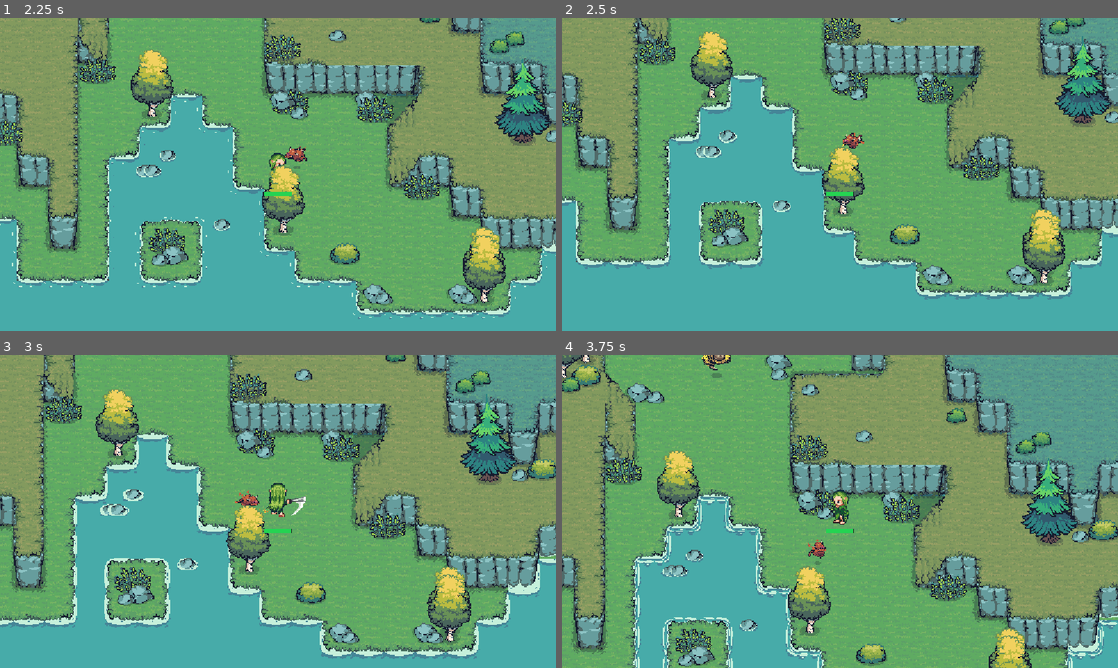
Above: before the commit, frames 1-4 (two rows, left to right).
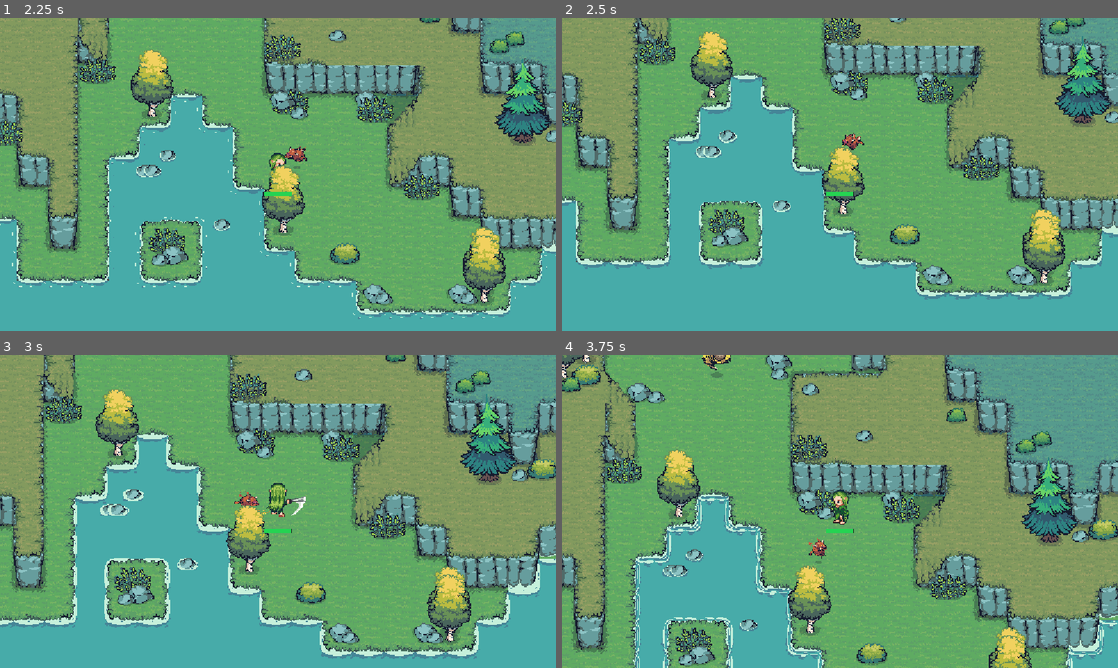
Above: after the commit, the same moments.

Repository: triqanforwork-collab/2DGameProject
Game: Godot game, scene res://scenes/regions/LifeRegion.tscn
The game is run twice, just before and just after one commit, with the same random seed, the same clock (stepped at 60 frames per second) and the same inputs. This scene is started directly instead of the project's main scene.
Inputs (mouse positions are in pixels of both pictures, inside the frame that each line leads up to):
- Up to frame 1 (2.25 s): tap Enter at 0.5 s; move the mouse to (400, 158) at 0.52 s; hold D (move_right) 0.53-1.28 s; tap Space (attack) at 0.6 s; click (400, 158) at 0.67 s; move the mouse to (166, 190) at 1.27 s; hold S (move_down) 1.28-2.03 s; tap Shift (dash) at 1.35 s; move the mouse to (333, 105) at 2.02 s; hold D (move_right) from 2.03 s (still down); tap H (heal) at 2.1 s
- Up to frame 2 (2.5 s): keep holding D (move_right)
- Up to frame 3 (3 s): move the mouse to (250, 574) at 2.77 s; release D (move_right) at 2.78 s; hold W (move_up) from 2.78 s (still down); tap Space (attack) at 2.85 s; click (250, 574) at 2.92 s
- Up to frame 4 (3.75 s): move the mouse to (1006, 558) at 3.52 s; release W (move_up) at 3.53 s; hold A (move_left) from 3.53 s (still down); tap Shift (dash) at 3.6 s

Frame 1 is identical in both runs. In frame 2, less than 0.1% of the frame differs, in the area x 50-55%, y 36-43%; in frame 3, less than 0.1%; in frame 4, 7.7%, in the area x 0-100%, y 0-100%.

Commit message:
Separate combat and physics collision layers

Diff:
--- a/project.godot
+++ b/project.godot
@@ -20,6 +20,16 @@
 window/stretch/mode="canvas_items"
 window/stretch/aspect="expand"
 
+[layer_names]
+
+2d_physics/layer_1="World"
+2d_physics/layer_2="Player"
+2d_physics/layer_3="Enemy"
+2d_physics/layer_4="PlayerHitbox"
+2d_physics/layer_5="EnemyHitbox"
+2d_physics/layer_6="PlayerHurtbox"
+2d_physics/layer_7="EnemyHurtbox"
+2d_physics/layer_8="Detection"
 [input]
 
 move_up={
--- a/scenes/enemies/Bumblebee.tscn
+++ b/scenes/enemies/Bumblebee.tscn
@@ -313,8 +313,8 @@
 radius = 55.00909
 
 [node name="Bumblebee" type="CharacterBody2D" unique_id=1875650636]
-collision_layer = 2
-collision_mask = 3
+collision_layer = 4
+collision_mask = 7
 script = ExtResource("1_enemy")
 health = 2
 speed = 140.0
@@ -331,22 +331,22 @@
 shape = SubResource("CircleShape2D_body")
 
 [node name="EnemyHurtbox" type="Area2D" parent="." unique_id=493730107]
-collision_layer = 2
+collision_layer = 64
 collision_mask = 0
 
 [node name="CollisionShape2D" type="CollisionShape2D" parent="EnemyHurtbox" unique_id=818864367]
 shape = SubResource("CircleShape2D_body")
 
 [node name="EnemyDetectionArea" type="Area2D" parent="." unique_id=652317730]
-collision_layer = 2
+collision_layer = 128
 collision_mask = 2
 
 [node name="CollisionShape2D" type="CollisionShape2D" parent="EnemyDetectionArea" unique_id=763035634]
 shape = SubResource("CircleShape2D_detection")
 
 [node name="EnemyAttackHitbox" type="Area2D" parent="." unique_id=710232956]
-collision_layer = 2
-collision_mask = 2
+collision_layer = 16
+collision_mask = 32
 
 [node name="CollisionShape2D" type="CollisionShape2D" parent="EnemyAttackHitbox" unique_id=1525763625]
 shape = SubResource("CircleShape2D_jpyye")
--- a/scenes/enemies/Imp.tscn
+++ b/scenes/enemies/Imp.tscn
@@ -336,8 +336,8 @@
 radius = 55.0
 
 [node name="Imp" type="CharacterBody2D" unique_id=970021736]
-collision_layer = 2
-collision_mask = 3
+collision_layer = 4
+collision_mask = 7
 script = ExtResource("1_enemy")
 attack_range = 55.0
 
@@ -351,14 +351,14 @@
 shape = SubResource("CircleShape2D_body")
 
 [node name="EnemyHurtbox" type="Area2D" parent="." unique_id=831599511]
-collision_layer = 2
+collision_layer = 64
 collision_mask = 0
 
 [node name="CollisionShape2D" type="CollisionShape2D" parent="EnemyHurtbox" unique_id=596824535]
 shape = SubResource("CircleShape2D_body")
 
 [node name="EnemyDetectionArea" type="Area2D" parent="." unique_id=388444900]
-collision_layer = 2
+collision_layer = 128
 collision_mask = 2
 
 [node name="CollisionShape2D" type="CollisionShape2D" parent="EnemyDetectionArea" unique_id=1637930825]
@@ -366,8 +366,8 @@
 shape = SubResource("CircleShape2D_detection")
 
 [node name="EnemyAttackHitbox" type="Area2D" parent="." unique_id=1652399659]
-collision_layer = 2
-collision_mask = 2
+collision_layer = 16
+collision_mask = 32
 
 [node name="CollisionShape2D" type="CollisionShape2D" parent="EnemyAttackHitbox" unique_id=2146599841]
 shape = SubResource("CircleShape2D_enemy_hitbox")
--- a/scenes/player/Player.tscn
+++ b/scenes/player/Player.tscn
@@ -11,8 +11,8 @@
 
 [node name="Player" type="CharacterBody2D" unique_id=1859360934]
 y_sort_enabled = true
-collision_layer = 3
-collision_mask = 3
+collision_layer = 2
+collision_mask = 5
 script = ExtResource("1_gfjak")
 
 [node name="AnimatedSprite2D" type="AnimatedSprite2D" parent="." unique_id=2075765696]
@@ -56,7 +56,7 @@
 metadata/_edit_use_anchors_ = true
 
 [node name="PlayerHurtbox" type="Area2D" parent="." unique_id=1458154015]
-collision_layer = 2
+collision_layer = 32
 collision_mask = 0
 
 [node name="CollisionShape2D" type="CollisionShape2D" parent="PlayerHurtbox" unique_id=1924078639]
@@ -67,8 +67,8 @@
 
 [node name="PlayerAttackHitbox" type="Area2D" parent="." unique_id=482249444]
 position = Vector2(31, 0)
-collision_layer = 2
-collision_mask = 2
+collision_layer = 8
+collision_mask = 64
 
 [node name="CollisionShape2D" type="CollisionShape2D" parent="PlayerAttackHitbox" unique_id=1723202691]
 position = Vector2(-30, -1)
--- a/scenes/regions/LifeRegion.tscn
+++ b/scenes/regions/LifeRegion.tscn
@@ -232,8 +232,6 @@
 
 [node name="Imp" parent="TileMap" unique_id=970021736 instance=ExtResource("14_kp8qt")]
 position = Vector2(1231, 923)
-collision_mask = 2
 
 [node name="Bumblebee" parent="TileMap" unique_id=1393803582 instance=ExtResource("15_spqxb")]
 position = Vector2(936, 542)
-collision_mask = 2
